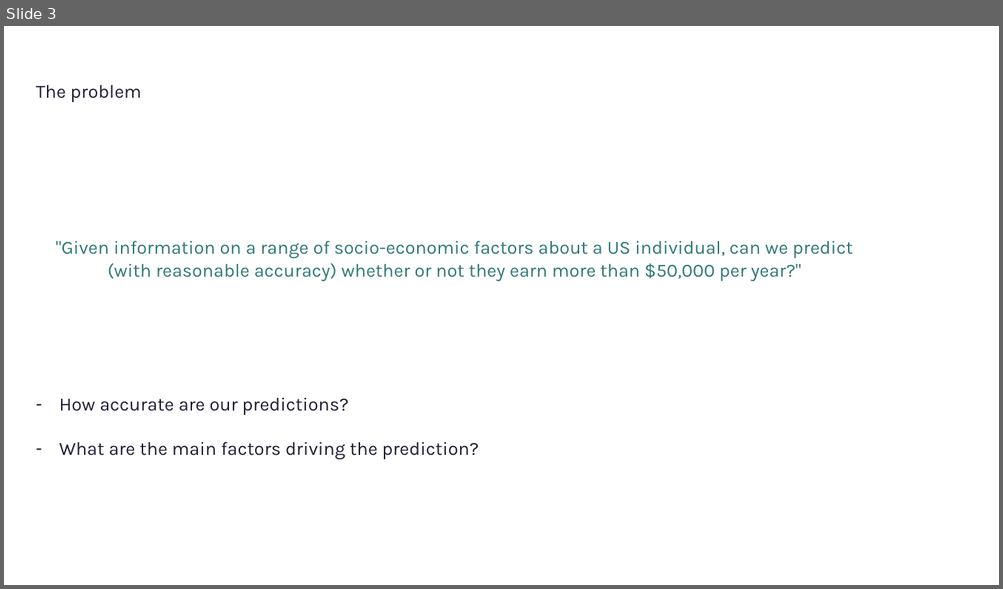
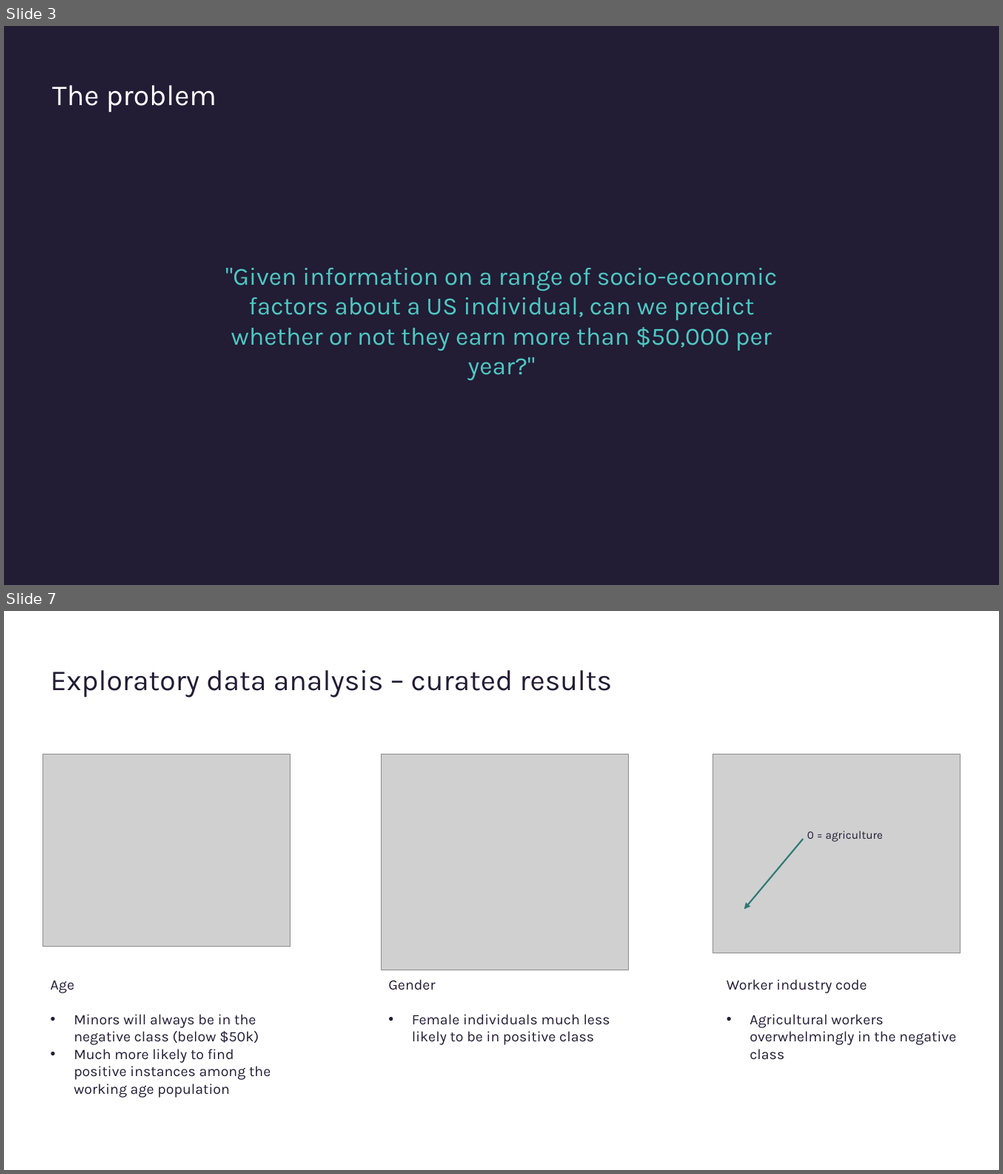
Before and after one commit to srdgaf/us_census, a slide deck: Census.pptx. Shown one above the other, each under a label of ours: slide 3 before the commit, slides 3 and 7 after it; the slides between them are not shown. The pictures are 1003x589 and 1003x1174 pixels, drawn with LibreOffice and Linux fonts; fonts in the diff are those of the drawing; grey boxes stand for pictures. Boxes give left, top, right and bottom in pixels: in the first picture for what was removed or moved away, otherwise in the second. Text is boxed around its words. In the diff, an @@ line names an element or a change of style, - is before the commit and + after.

```diff
--- a/Census.pptx
+++ b/Census.pptx
@@ slide 7 added at (4, 611, 999, 1170), background #FFFFFF @@
@@ text added at (51, 670, 612, 698), 28 pt, text #221C35 @@
+Exploratory data analysis – curated results
@@ picture added at (42, 755, 290, 947) @@
@@ picture added at (381, 755, 628, 970) @@
@@ picture added at (713, 755, 960, 954) @@
@@ text added at (807, 831, 883, 842), 11 pt, text #221C35 @@
+0 = agriculture
@@ arrow added from (803, 840) to (744, 909), #2E7975 1.5 pt @@
@@ text added at (51, 980, 270, 1098), 14 pt, text #221C35 @@
+Age
+• Minors will always be in the negative class (below $50k)
+• Much more likely to find positive instances among the working age population
@@ text added at (388, 980, 610, 1045), 14 pt, text #221C35 @@
+Gender
+• Female individuals much less likely to be in positive class
@@ text added at (726, 980, 956, 1045), 14 pt, text #221C35 @@
+Worker industry code
+• Agricultural workers overwhelmingly in the negative class
@@ slide 3 changed as well @@
@@ background #FFFFFF to #221C35 @@
@@ text added at (52, 85, 216, 113), 28 pt, text #FFFFFF @@
+The problem
@@ text at (225, 268, 777, 351): text changed; size 18 to 24 pt; text colour #2E7975 to #4DC9C3 @@
-The problem
-"Given information on a range of socio-economic factors about a US individual, can we predict
-(with reasonable accuracy) whether or not they earn more than $50,000 per year?"
-– How accurate are our predictions?
-– What are the main factors driving the prediction?
+"Given information on a range of socio-economic factors about a US individual, can we predict whether or not they earn more than $50,000 per year?"
```
Also in this commit, not shown: 7 other slides changed, 6 other slides added, 7 slides removed.
